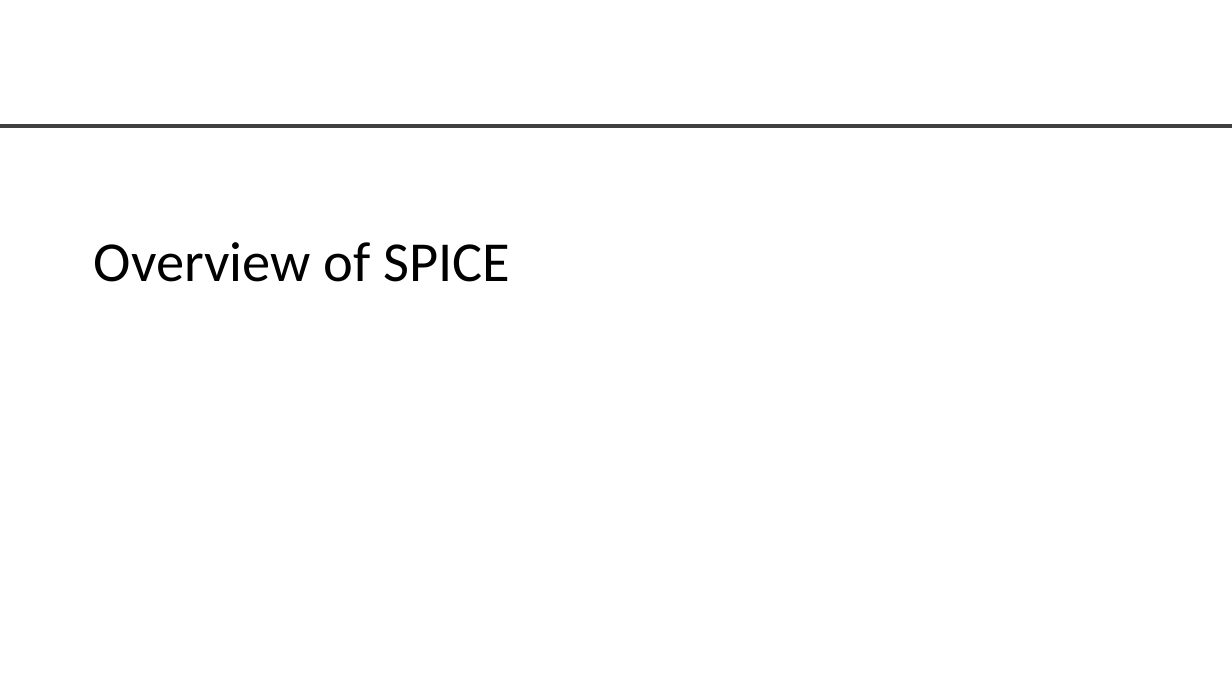
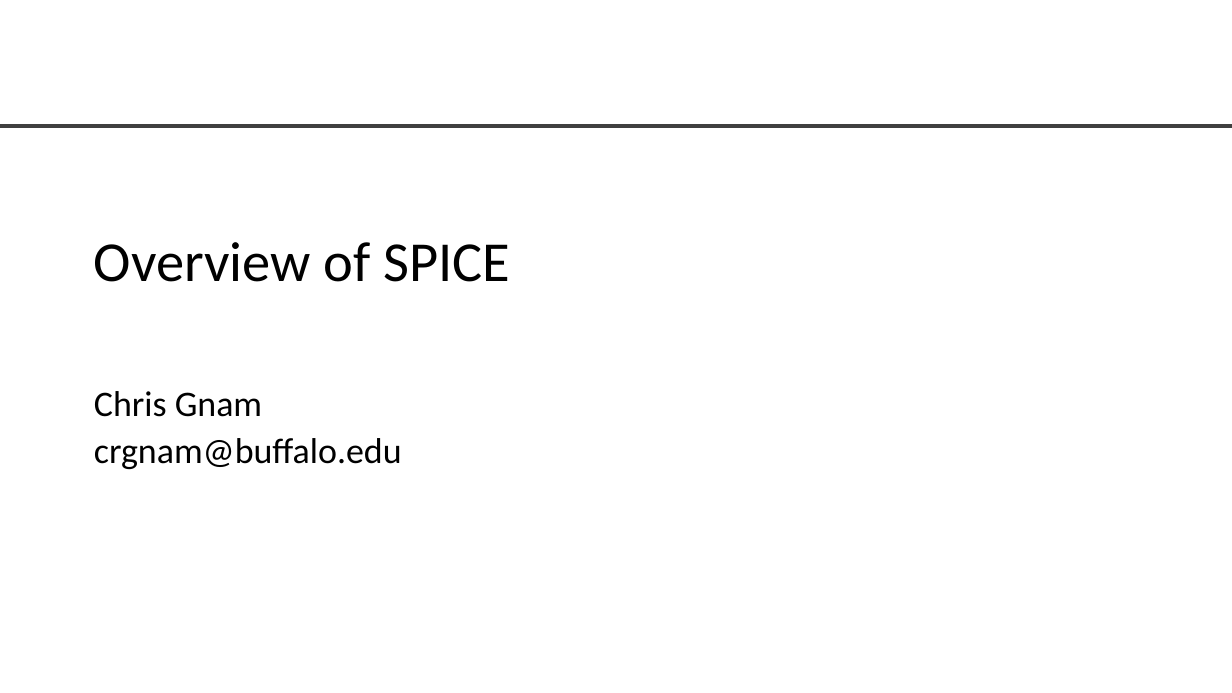
Before and after one commit to crgnam/SPICE-Tutorial, a slide deck: slide 1 of spice_overview.pptx. Drawn at 1232x693 pixels with LibreOffice and Linux fonts; fonts in the diff are those of the drawing; background and template pictures are left out. Boxes give left, top, right and bottom in pixels: in the first picture for what was removed or moved away, otherwise in the second. Text is boxed around its words. In the diff, an @@ line names an element or a change of style, - is before the commit and + after.

```diff
--- a/spice_overview.pptx
+++ b/spice_overview.pptx
@@ text added at box(94, 391, 402, 469), 28 pt, text #000000 @@
+Chris Gnam
+crgnam@buffalo.edu
```
Also in this commit, not shown: 1 other slide changed.
